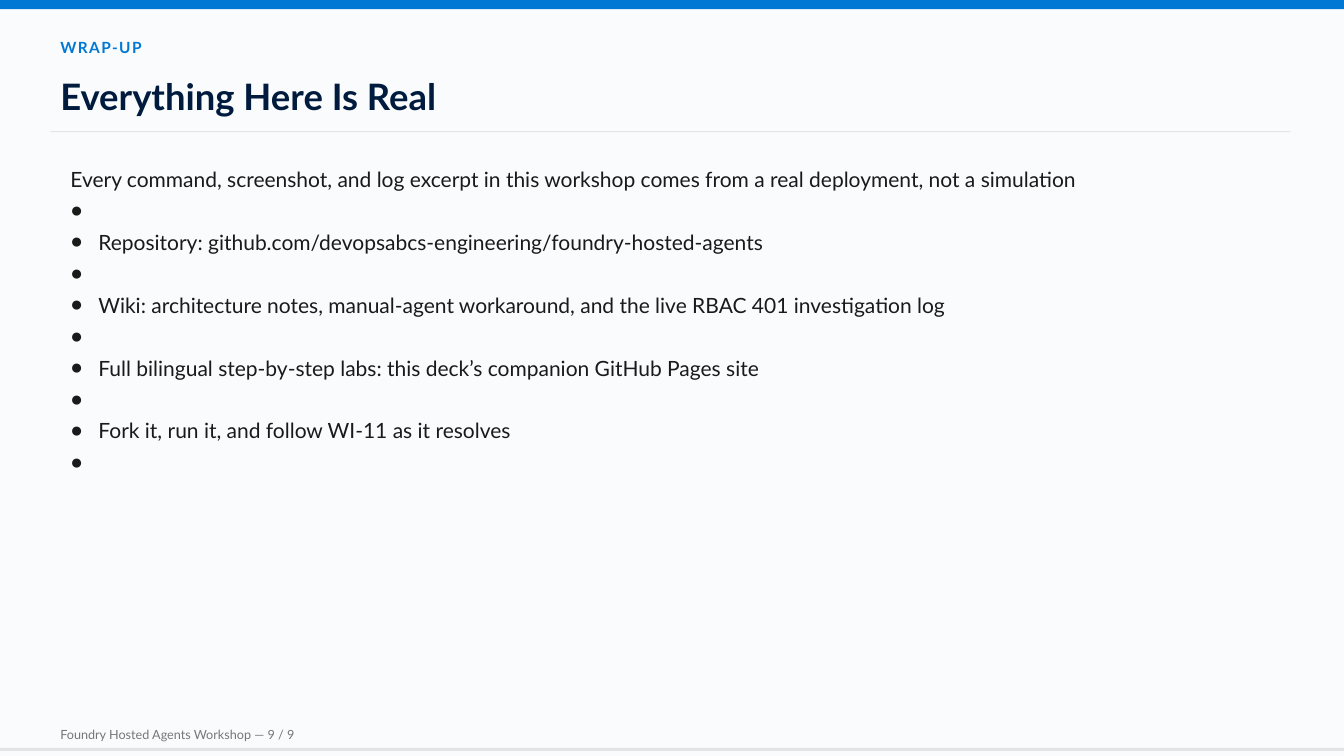
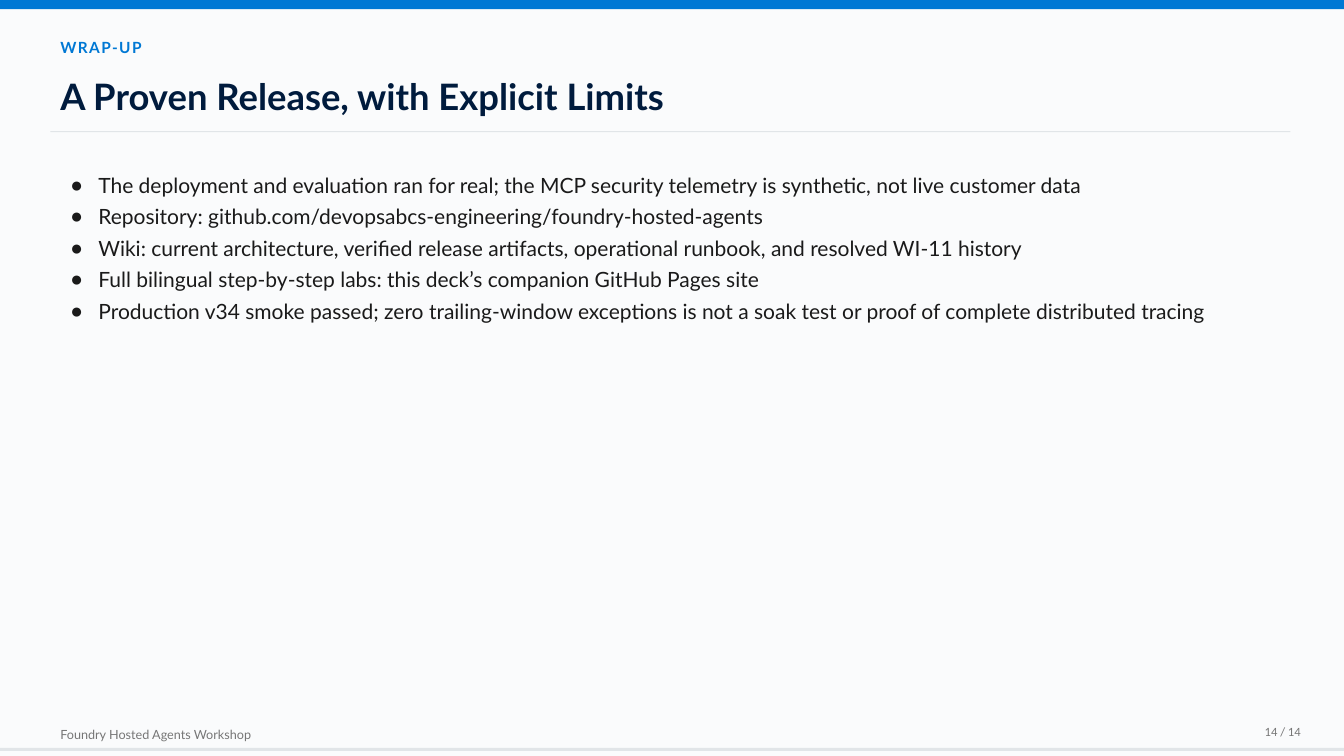
Before and after one commit to devopsabcs-engineering/foundry-hosted-agents, a slide deck: slide 14 of docs/assets/decks/foundry-hosted-agents-workshop-en.pptx (slide 10 before the commit). Drawn at 1344x756 pixels with LibreOffice and Linux fonts; fonts in the diff are those of the drawing. Boxes give left, top, right and bottom in pixels: in the first picture for what was removed or moved away, otherwise in the second. Text is boxed around its words. In the diff, an @@ line names an element or a change of style, - is before the commit and + after.

```diff
--- a/docs/assets/decks/foundry-hosted-agents-workshop-en.pptx
+++ b/docs/assets/decks/foundry-hosted-agents-workshop-en.pptx
@@ text at (60,83,664,116): text changed @@
-Everything Here Is Real
+A Proven Release, with Explicit Limits
@@ text at (98,177,1081,197): text changed @@
-● Every command, screenshot, and log excerpt in this workshop comes from a real deployment, not a simulation
+● The deployment and evaluation ran for real; the MCP security telemetry is synthetic, not live customer data
@@ text at (98,240,1022,260): text changed @@
-● Wiki: architecture notes, manual-agent workaround, and the live RBAC 401 investigation log
+● Wiki: current architecture, verified release artifacts, operational runbook, and resolved WI-11 history
@@ text at (98,303,1204,323): text changed @@
-● Fork it, run it, and follow WI-11 as it resolves
+● Production v34 smoke passed; zero trailing-window exceptions is not a soak test or proof of complete distributed tracing
@@ text at (60,730,251,741): text changed @@
-Foundry Hosted Agents Workshop — 9 / 9
+Foundry Hosted Agents Workshop
@@ text added at (1265,728,1301,736), 9 pt, text #767676 @@
+14 / 14
```
Also in this commit, not shown: 8 other slides changed, 5 slides added, 1 slide removed, 43 other files.
